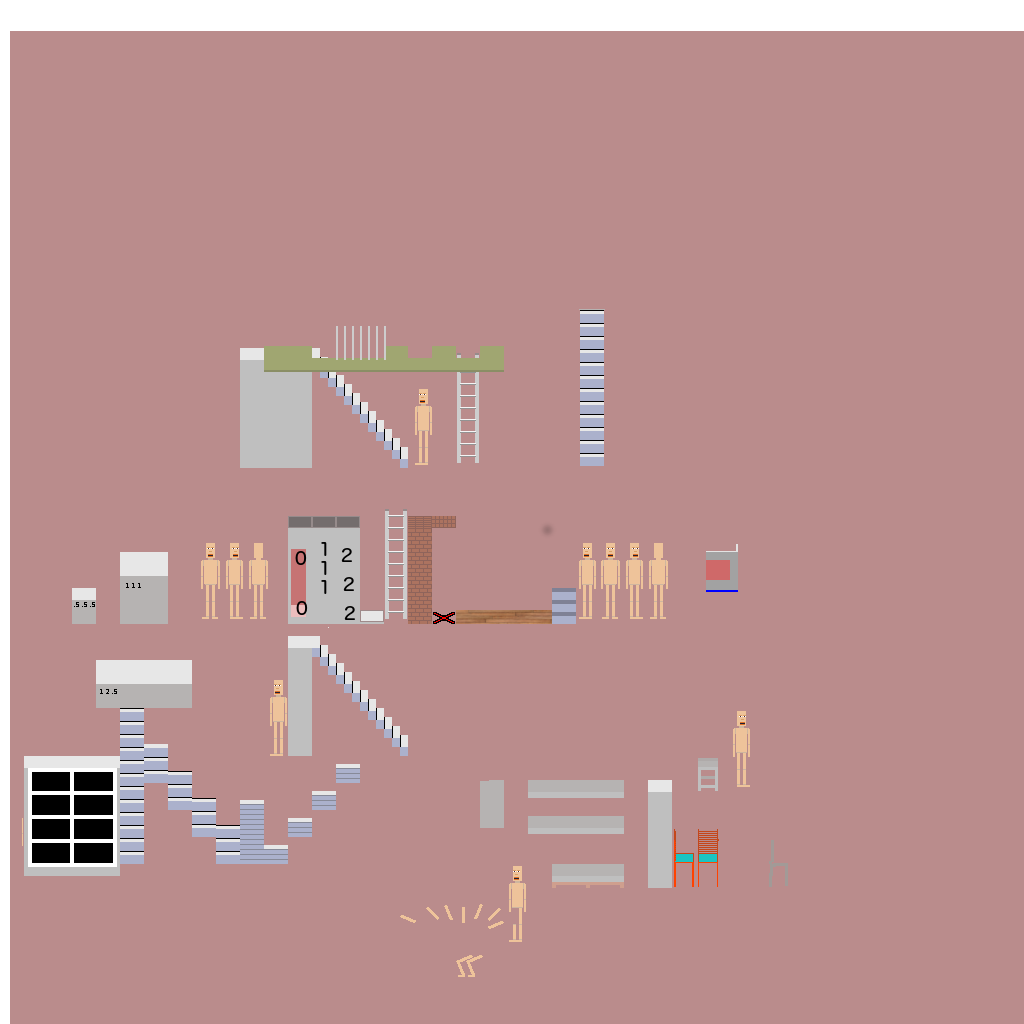
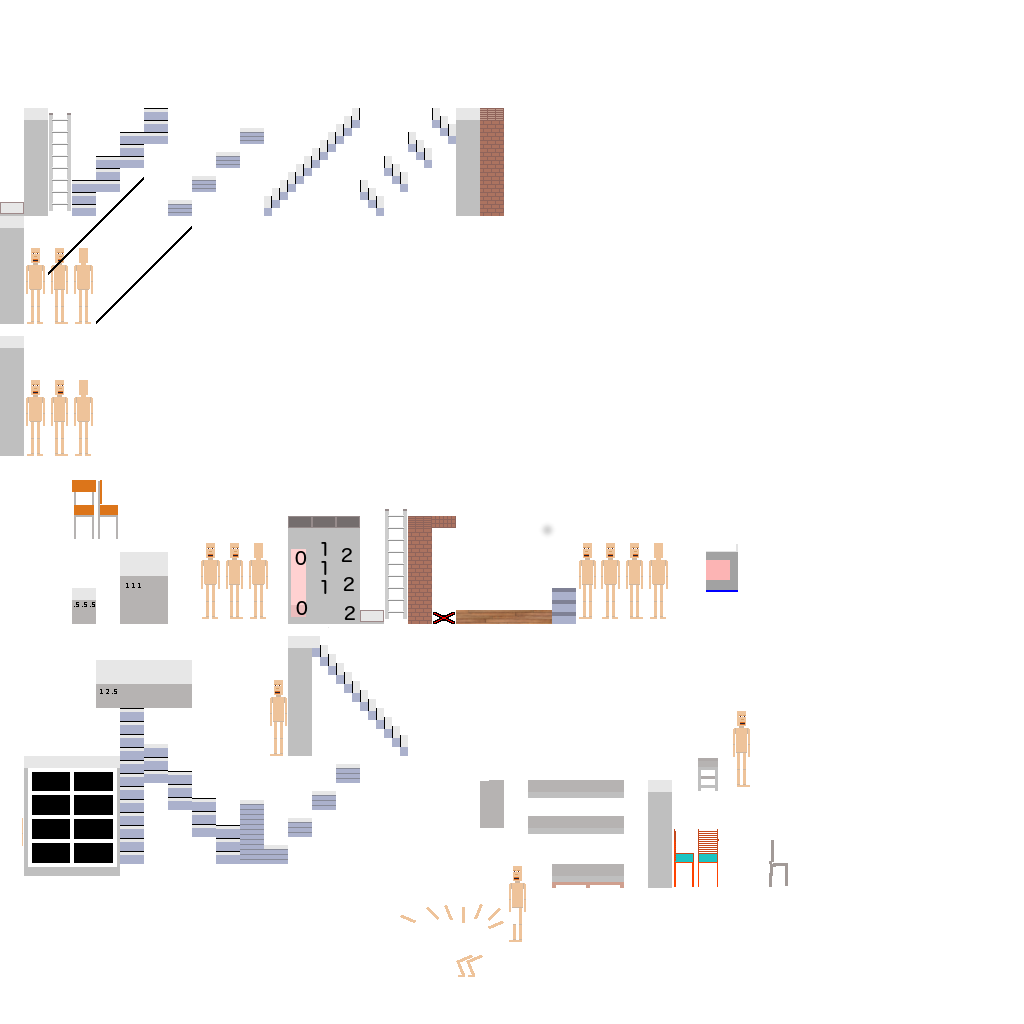
Comparing the layer stacks of the two 1024px x 1024px images. Changes:
renamed "Layer" to "Layer #1", painted on it over left=0, top=108, right=788, bottom=977
hid "Background" over left=10, top=31, right=1024, bottom=1024
